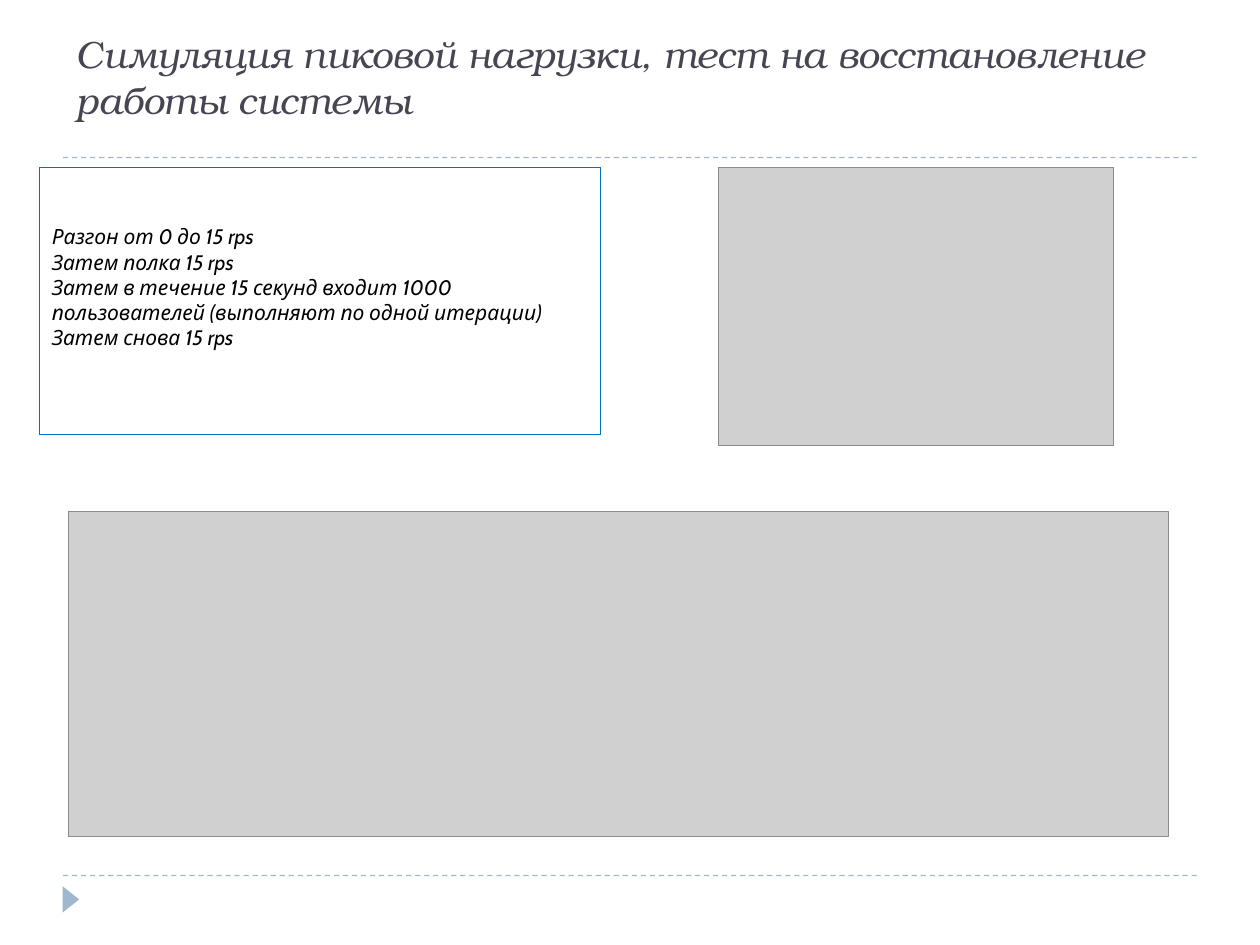
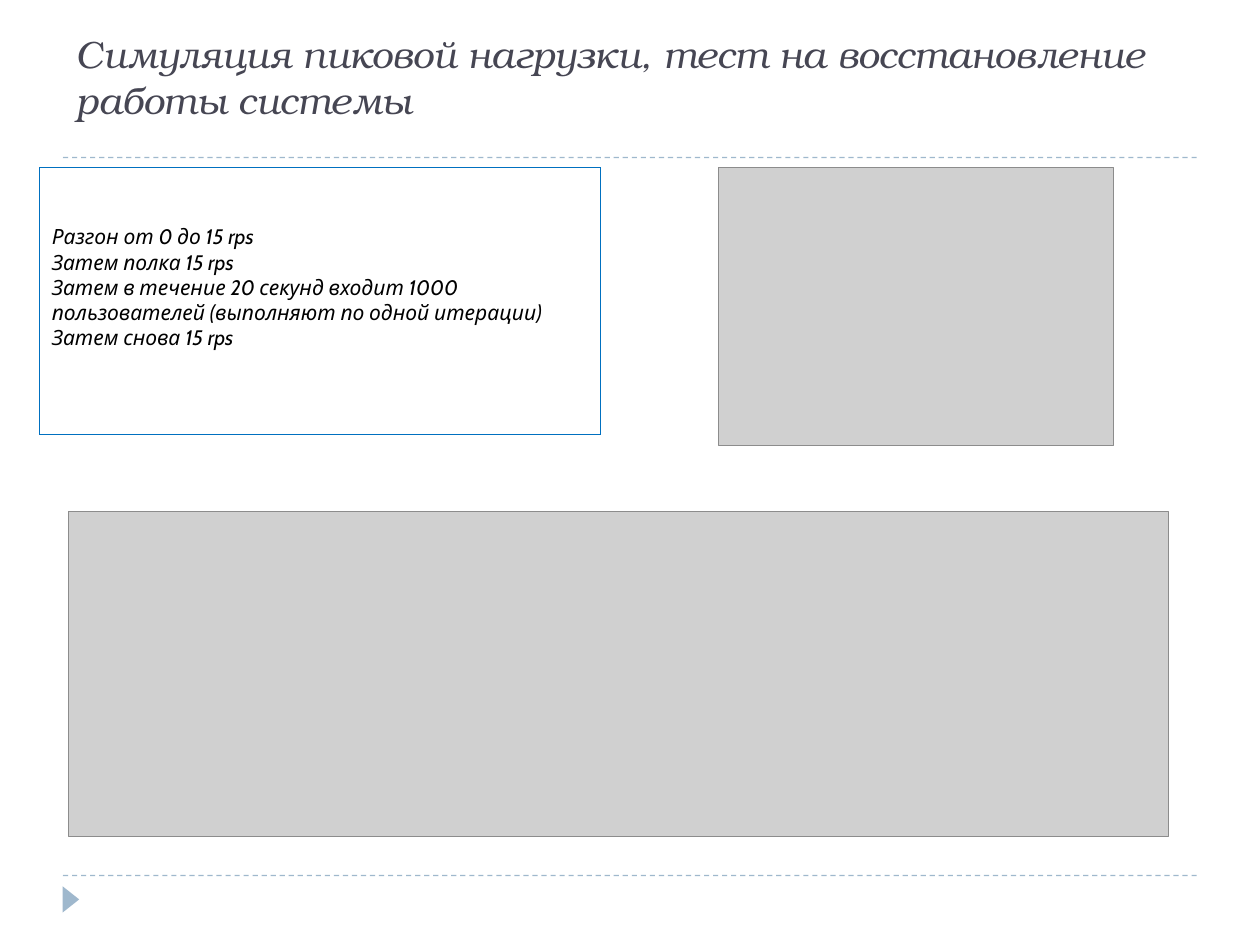
Before and after one commit to Roman-Kislyy/gatling-java-http-samples, a slide deck: slide 9 of docs/how-to-slides/Gtg-Scenario injections, load, users.pptx. Drawn at 1260x945 pixels with LibreOffice and Linux fonts; fonts in the diff are those of the drawing; grey boxes stand for pictures. Boxes give left, top, right and bottom in pixels: in the first picture for what was removed or moved away, otherwise in the second. Text is boxed around its words. In the diff, an @@ line names an element or a change of style, - is before the commit and + after.

```diff
--- a/docs/how-to-slides/Gtg-Scenario injections, load, users.pptx
+++ b/docs/how-to-slides/Gtg-Scenario injections, load, users.pptx
@@ text in rectangle at (52,228,536,350): text changed @@
-Разгон от 0 до 15 rps
-Затем полка 15 rps
-Затем в течение 15 секунд входит 1000 пользователей (выполняют по одной итерации)
-Затем снова 15 rps
+Разгон от 0 до 15 rps
+Затем полка 15 rps
+Затем в течение 20 секунд входит 1000 пользователей (выполняют по одной итерации)
+Затем снова 15 rps
```
Also in this commit, not shown: 1 other file.
